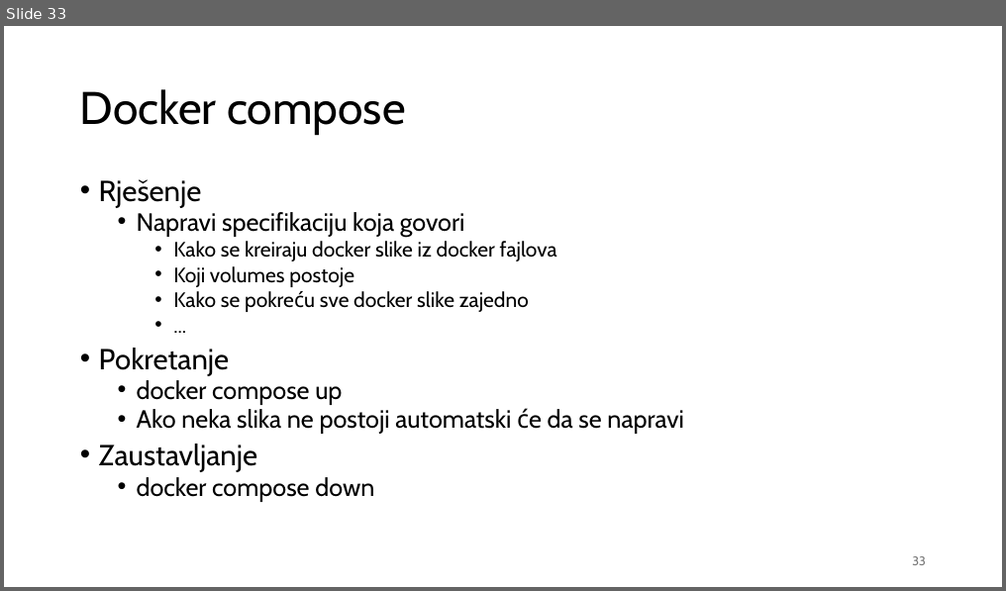
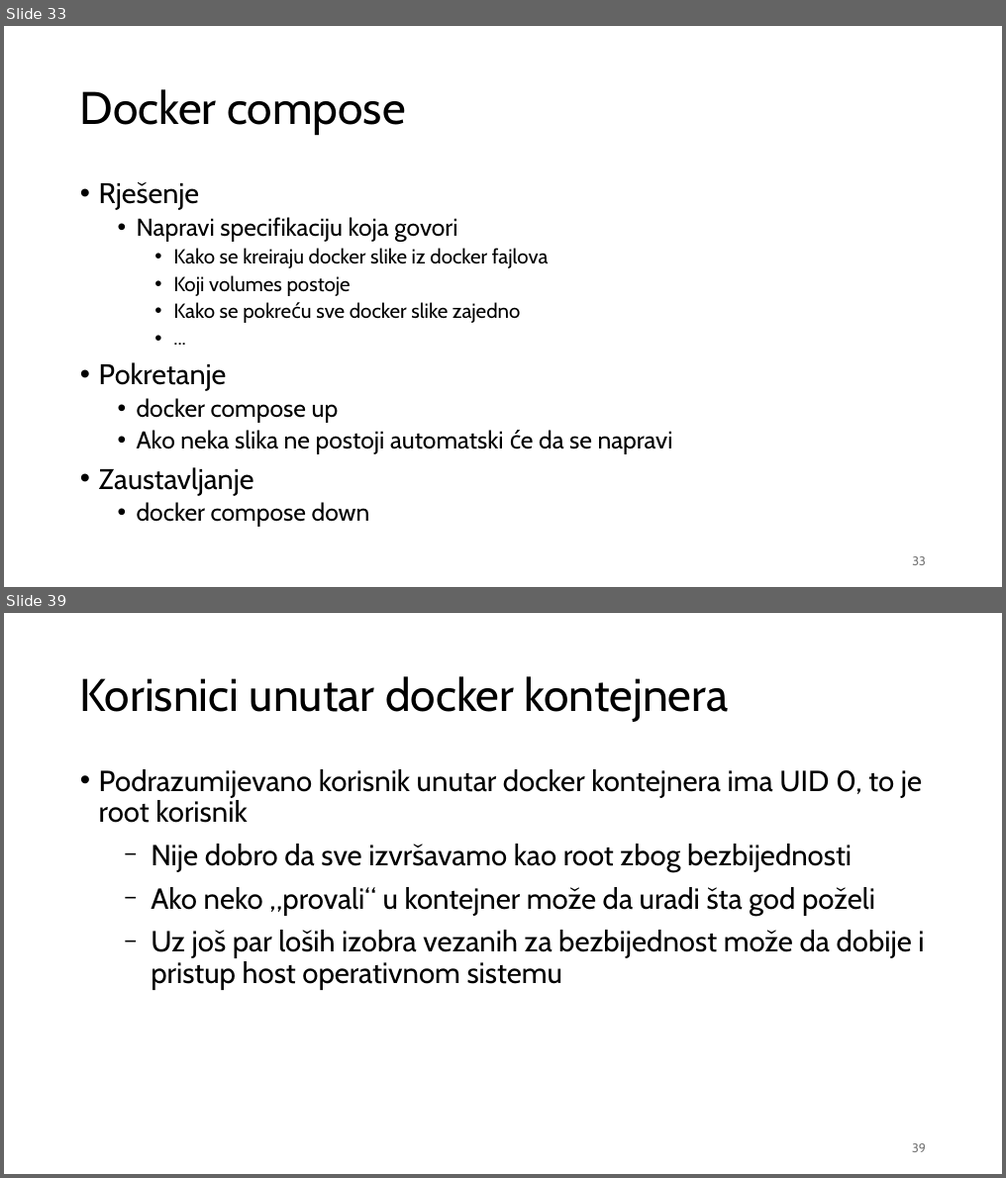
Before and after one commit to nnMan1/operativni_sistemi_2024, a slide deck: Materijali/docker/Docker.pptx. Shown one above the other, each under a label of ours: slide 33 before the commit, slides 33 and 39 after it; the slides between them are not shown. The pictures are 1006x591 and 1006x1178 pixels, drawn with LibreOffice and Linux fonts; fonts in the diff are those of the drawing. Boxes give left, top, right and bottom in pixels: in the first picture for what was removed or moved away, otherwise in the second. Text is boxed around its words. In the diff, an @@ line names an element or a change of style, - is before the commit and + after.

```diff
--- a/Materijali/docker/Docker.pptx
+++ b/Materijali/docker/Docker.pptx
@@ slide 39 added at (4,613,1002,1174), background #FFFFFF @@
@@ title added at (80,676,729,722), 44 pt, text #000000 @@
+Korisnici unutar docker kontejnera
@@ text added at (99,769,924,990), 28 pt, text #000000 @@
+• Podrazumijevano korisnik unutar docker kontejnera ima UID 0, to je root korisnik
+  − Nije dobro da sve izvršavamo kao root zbog bezbijednosti
+  − Ako neko „provali“ u kontejner može da uradi šta god poželi
+  − Uz još par loših izobra vezanih za bezbijednost može da dobije i pristup host operativnom sistemu
@@ page number added at (912,1144,926,1153), 12 pt, text #797979 @@
+39
@@ slide 33 changed as well @@
@@ text "Rješenje" at (99,182,673,527): size 28 to 27.4 pt in "Rješenje", "Pokretanje", "Zaustavljanje"; size 24 to 23.5 pt in "Napravi specifikaciju koja govori", "docker compose up", "Ako neka slika ne postoji automatski će ...", "docker compose down"; size 20 to 19.6 pt in "Kako se kreiraju docker slike iz docker ...", "Koji volumes postoje", "Kako se pokreću sve docker slike zajedno", "..."; line spacing 0.8 to 0.9 @@
```
Also in this commit, not shown: 20 other slides changed, 10 other slides added, 1 slide removed.
